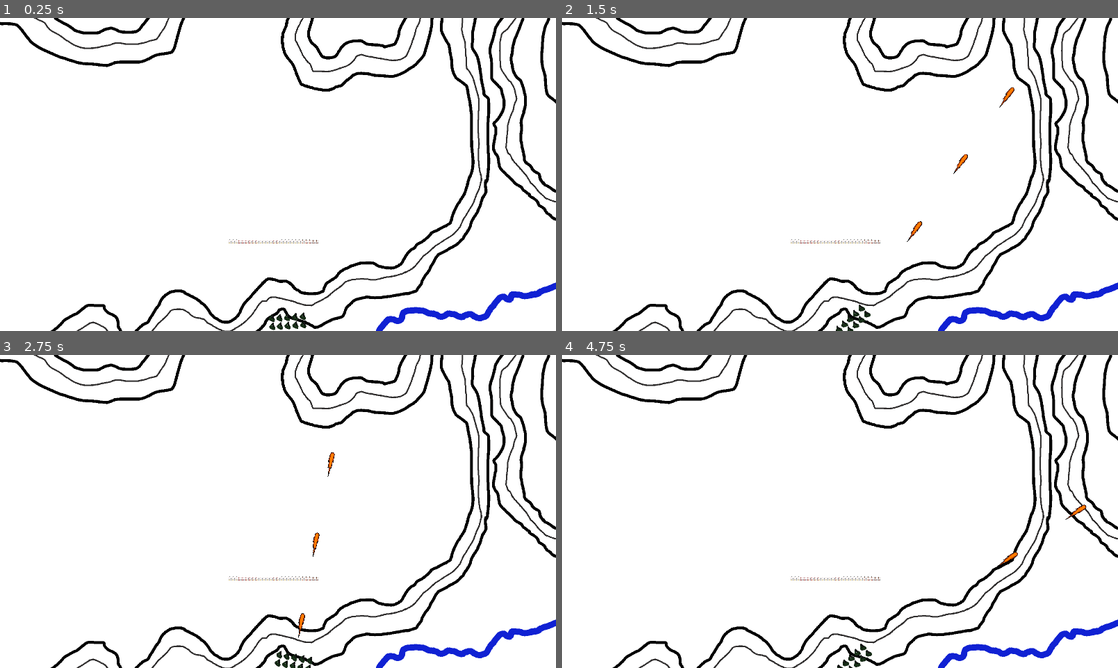
Above: before the commit, frames 1-4 (two rows, left to right).
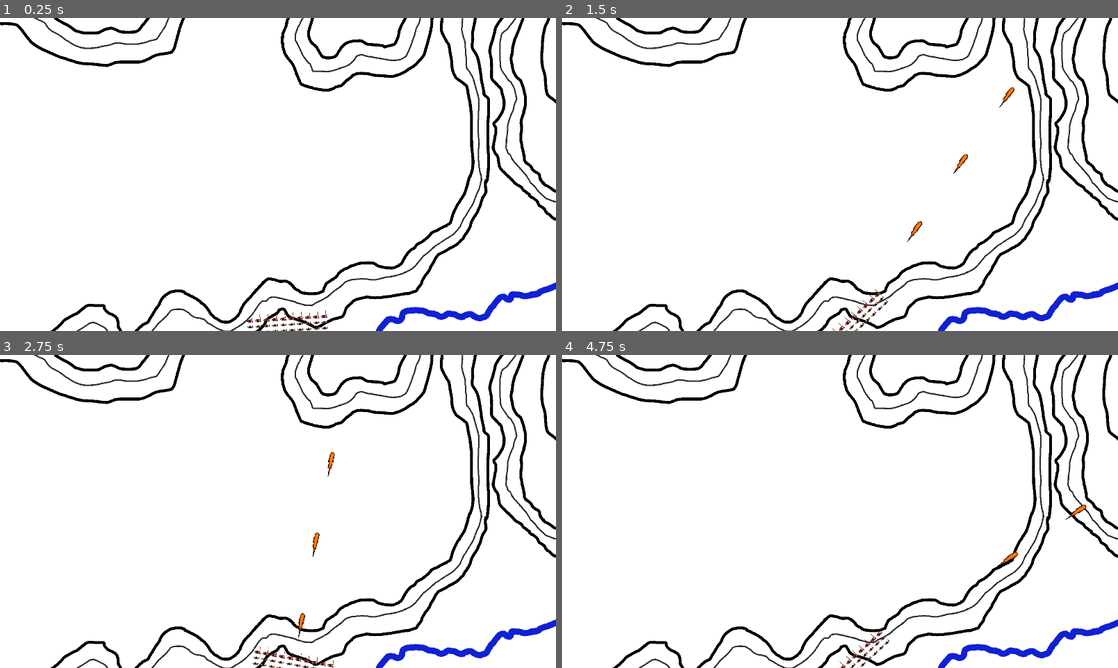
Above: after the commit, the same moments.

Repository: cyberredcoat/Redcoats-in-Crimea
Game: Godot game, scene res://node_2d.tscn
The game is run twice, just before and just after one commit, with the same random seed, the same clock (stepped at 60 frames per second) and the same inputs.
Inputs (mouse positions are in pixels of both pictures, inside the frame that each line leads up to):
- Up to frame 1 (0.25 s): no input
- Up to frame 2 (1.5 s): tap Enter at 0.5 s; move the mouse to (962, 158) at 0.52 s; press the mouse at (962, 158) at 0.53 s; hold D (right) 0.53-1.28 s; move the mouse to (728, 190) at 1.27 s; release the mouse at (728, 190) at 1.28 s; hold S (back) from 1.28 s (still down); tap W (front) at 1.35 s
- Up to frame 3 (2.75 s): move the mouse to (333, 442) at 2.02 s; release S (back) at 2.03 s; press the mouse at (333, 442) at 2.03 s; hold D (right) from 2.03 s (still down)
- Up to frame 4 (4.75 s): move the mouse to (812, 574) at 2.77 s; release the mouse at (812, 574) at 2.78 s; tap W (front) at 2.85, 4.35 s; move the mouse to (1006, 558) at 3.52 s; release D (right) at 3.53 s; press the mouse at (1006, 558) at 3.53 s; hold A (left) from 3.53 s (still down); move the mouse to (673, 464) at 4.27 s; release the mouse at (673, 464) at 4.28 s

The runs differ from the first frame. In frame 1, 0.6% of the frame differs, in the area x 4-100%, y 0-100%; in frame 2, 0.5%; in frame 3, 0.5%; in frame 4, 0.5%.

Commit message:
v0.141

Diff:
--- a/node_2d.tscn
+++ b/node_2d.tscn
@@ -1,12 +1,10 @@
-[gd_scene load_steps=10 format=3 uid="uid://gddh7ovv8vh6"]
+[gd_scene load_steps=8 format=3 uid="uid://gddh7ovv8vh6"]
 
 [ext_resource type="Script" path="res://test1.gd" id="1_1gmaa"]
 [ext_resource type="PackedScene" uid="uid://wo2wtbuyw82k" path="res://scenes/player/player.tscn" id="1_vip6i"]
-[ext_resource type="Texture2D" uid="uid://c84pd1wo2lwn4" path="res://graphics/player/player.png" id="2_ip32d"]
 [ext_resource type="Script" path="res://Area2D.gd" id="4_sa4d1"]
 [ext_resource type="Texture2D" uid="uid://b8dvge4jf68of" path="res://graphics/player/Formation test.png" id="5_ajmol"]
 [ext_resource type="Texture2D" uid="uid://bygi6dnlxnt6h" path="res://graphics/environment/BattleoftheAlmaMap.png" id="6_ynpl1"]
-[ext_resource type="Texture2D" uid="uid://q3xiikdilpf1" path="res://RedcoatRegimentSimplified.png" id="7_tqlnp"]
 
 [sub_resource type="Curve2D" id="Curve2D_vbwyt"]
 _data = {
@@ -21,7 +19,8 @@
 script = ExtResource("1_1gmaa")
 
 [node name="BattleoftheAlmaMap" type="Sprite2D" parent="."]
-position = Vector2(1920, 1080)
+position = Vector2(1919.89, 1080)
+scale = Vector2(1, 1)
 texture = ExtResource("6_ynpl1")
 
 [node name="Projectiles" type="Node2D" parent="."]
@@ -56,13 +55,4 @@
 [node name="Player" parent="." instance=ExtResource("1_vip6i")]
 position = Vector2(1984, 2096)
 
-[node name="Player2" type="Sprite2D" parent="."]
-position = Vector2(-648, -64)
-texture = ExtResource("2_ip32d")
-
-[node name="RedcoatRegimentSimplified" type="Sprite2D" parent="."]
-position = Vector2(1891, 1541)
-scale = Vector2(0.21, 0.21)
-texture = ExtResource("7_tqlnp")
-
 [connection signal="player_shoot" from="Player" to="." method="_on_player_player_shoot"]
--- a/scenes/player/player.tscn
+++ b/scenes/player/player.tscn
@@ -1,10 +1,10 @@
 [gd_scene load_steps=4 format=3 uid="uid://wo2wtbuyw82k"]
 
 [ext_resource type="Script" path="res://scenes/player/player.gd" id="1_jrax3"]
-[ext_resource type="Texture2D" uid="uid://b8dvge4jf68of" path="res://graphics/player/Formation test.png" id="2_aspvw"]
+[ext_resource type="Texture2D" uid="uid://7y5avbmef2vf" path="res://RedcoatRegimentSimplified.png" id="2_mw8ku"]
 
 [sub_resource type="RectangleShape2D" id="RectangleShape2D_so4y2"]
-size = Vector2(22.4001, 50.8)
+size = Vector2(27.2001, 112)
 
 [node name="Player" type="CharacterBody2D"]
 rotation = -1.57079
@@ -15,7 +15,7 @@
 rotation = 0.0504976
 
 [node name="PlayerCollisionShape" type="CollisionShape2D" parent="."]
-position = Vector2(7.62939e-06, 7.62939e-06)
+position = Vector2(2.38419e-07, -1.49593e-12)
 scale = Vector2(5, 5)
 shape = SubResource("RectangleShape2D_so4y2")
 
@@ -25,10 +25,8 @@
 wait_time = 0.25
 one_shot = true
 
-[node name="FormationTest" type="Sprite2D" parent="."]
-position = Vector2(0.0055542, -0.0101318)
-rotation = 1.57413
-scale = Vector2(0.259909, 0.259887)
-texture = ExtResource("2_aspvw")
+[node name="RedcoatRegimentSimplified" type="Sprite2D" parent="."]
+rotation = 1.56994
+texture = ExtResource("2_mw8ku")
 
 [connection signal="timeout" from="Timers/ShootTimer" to="." method="_on_shoot_timer_timeout"]
Binary file changed: RedcoatRegimentSimplified.png
Not shown, changed: RedcoatRegimentSimplified.png.import
